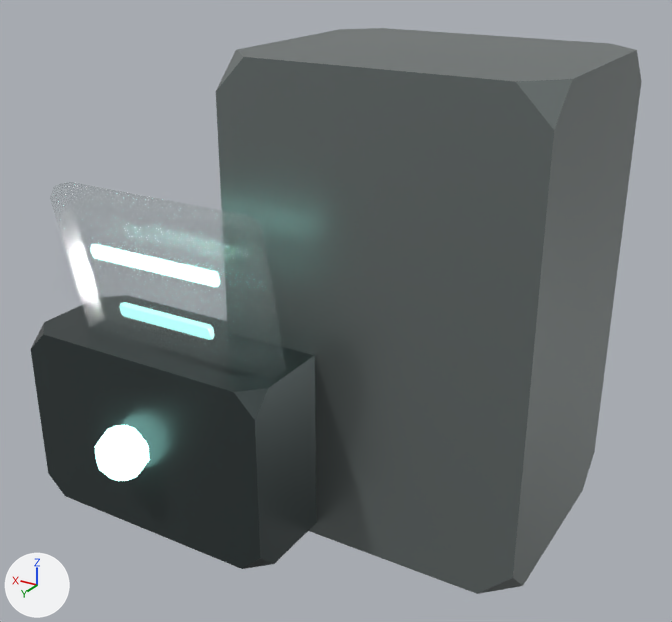
Renders of the glTF model public/models/innerflect-v2/tool-glyph.glb from each side of a commit.
The view is the same before and after, from a 50 mm camera at (-1.64, 2.74, 2.3) aimed at (-0.03, 0.05, 0.95). Arrows for +X, +Y and +Z are at lower left; the lights stay in place. The older version comes first. Vertices at exactly the same position are counted once.

Script lines for the objects in view, before the commit:
```python
ob_tool_console = bpy.data.objects.new('Tool_Console', me_tool_console)
ob_tool_console.location = (0.0, 0.0, 0.0)
ob_tool_line_a = bpy.data.objects.new('Tool_Line_A', me_tool_line_a)
ob_tool_line_a.location = (0.0, 0.0, 0.0)
ob_tool_line_b = bpy.data.objects.new('Tool_Line_B', me_tool_line_b)
ob_tool_line_b.location = (0.0, 0.0, 0.0)
ob_tool_screen = bpy.data.objects.new('Tool_Screen', me_tool_screen)
ob_tool_screen.location = (0.0, 0.0, 0.0)
ob_tool_status = bpy.data.objects.new('Tool_Status', me_tool_status)
ob_tool_status.location = (0.0, 0.0, 0.0)
ob_tool_system = bpy.data.objects.new('Tool_System', me_tool_system)
ob_tool_system.location = (0.0, 0.0, 0.0)
```
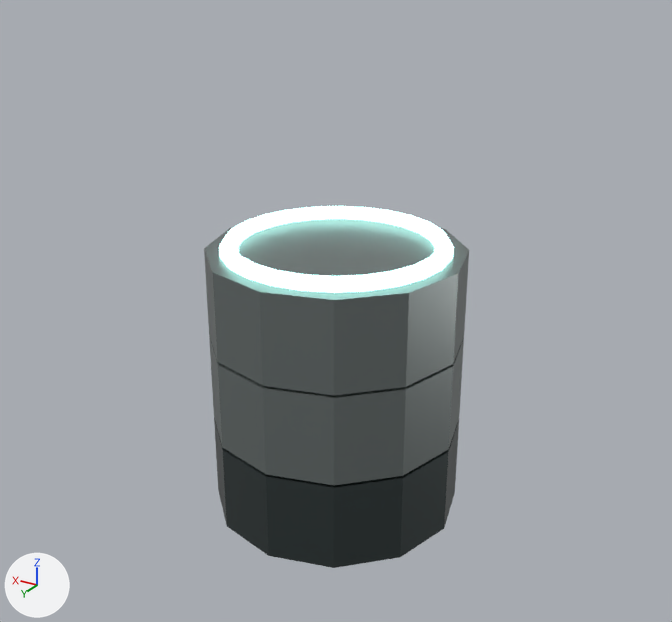
Location of each change, (x1, y1, x2, y2) in pixels of the pictures (672 x 622 px):
'Tool_System', deleted: before (216, 28, 641, 594)
'Tool_Console', deleted: before (31, 305, 316, 569)
'Tool_Upper', added: after (204, 219, 469, 395)
'Tool_Screen', deleted: before (50, 182, 286, 380)
'Tool_Middle', added: after (209, 336, 464, 485)
'Tool_Lower', added: after (214, 417, 459, 568)
'Tool_Status', reshaped (314% wider, 54% taller): before (94, 425, 150, 481); after (219, 206, 454, 293)
'Tool_Line_A', deleted: before (90, 245, 219, 287)
'Tool_Line_B', deleted (cyan): before (119, 302, 215, 340)
part 1 of me_tool_status, deleted: before (94, 425, 150, 481)
part 2 of me_tool_status, added: after (219, 206, 454, 293)

The change, as a list of edits to the scene's bpy script:
```text
Change me_tool_status:
    used by ob_tool_status; location = (0.0, 0.0, 0.0)
    remove me_tool_status.from_pydata(...)  # 42 vertices, 80 faces; spans x 0.375..0.565, y 0.6..0.78, z 0.43..0.63
    add me_tool_status.from_pydata(...)  # 144 vertices, 288 faces; spans x -0.425..0.425, y -0.425..0.425, z 1.15..1.21
    me_tool_status part 1: the whole mesh is rebuilt
    me_tool_status part 2
    144 vertices are added at x -0.425..0.425, y -0.425..0.425, z 1.15..1.21
    288 new faces join them
Add me_tool_upper:
    me_tool_upper.from_pydata(...)  # a 12-sided cylinder along z spanning x -0.48..0.48, y -0.48..0.48, z 0.83..1.17
    me_tool_upper.materials.append(mat_graphite_light)  # grey #7d8584
Add me_tool_middle:
    me_tool_middle.from_pydata(...)  # a 12-sided cylinder along z spanning x -0.48..0.48, y -0.48..0.48, z 0.48..0.82
    me_tool_middle.materials.append(mat_graphite_light)  # grey #7d8584
Add me_tool_lower:
    me_tool_lower.from_pydata(...)  # a 12-sided cylinder along z spanning x -0.48..0.48, y -0.48..0.48, z 0.13..0.47
    me_tool_lower.materials.append(mat_graphite)  # dark grey #495353
Remove ob_tool_system:
    ob_tool_system = bpy.data.objects.new('Tool_System', me_tool_system)
    ob_tool_system.location = (0.0, 0.0, 0.0)
Remove ob_tool_console:
    ob_tool_console = bpy.data.objects.new('Tool_Console', me_tool_console)
    ob_tool_console.location = (0.0, 0.0, 0.0)
Remove ob_tool_screen:
    ob_tool_screen = bpy.data.objects.new('Tool_Screen', me_tool_screen)
    ob_tool_screen.location = (0.0, 0.0, 0.0)
Remove ob_tool_line_a:
    ob_tool_line_a = bpy.data.objects.new('Tool_Line_A', me_tool_line_a)
    ob_tool_line_a.location = (0.0, 0.0, 0.0)
Remove ob_tool_line_b:
    ob_tool_line_b = bpy.data.objects.new('Tool_Line_B', me_tool_line_b)
    ob_tool_line_b.location = (0.0, 0.0, 0.0)
Add ob_tool_upper:
    ob_tool_upper = bpy.data.objects.new('Tool_Upper', me_tool_upper)
    ob_tool_upper.location = (0.0, 0.0, 0.0)
Add ob_tool_middle:
    ob_tool_middle = bpy.data.objects.new('Tool_Middle', me_tool_middle)
    ob_tool_middle.location = (0.0, 0.0, 0.0)
Add ob_tool_lower:
    ob_tool_lower = bpy.data.objects.new('Tool_Lower', me_tool_lower)
    ob_tool_lower.location = (0.0, 0.0, 0.0)
```
